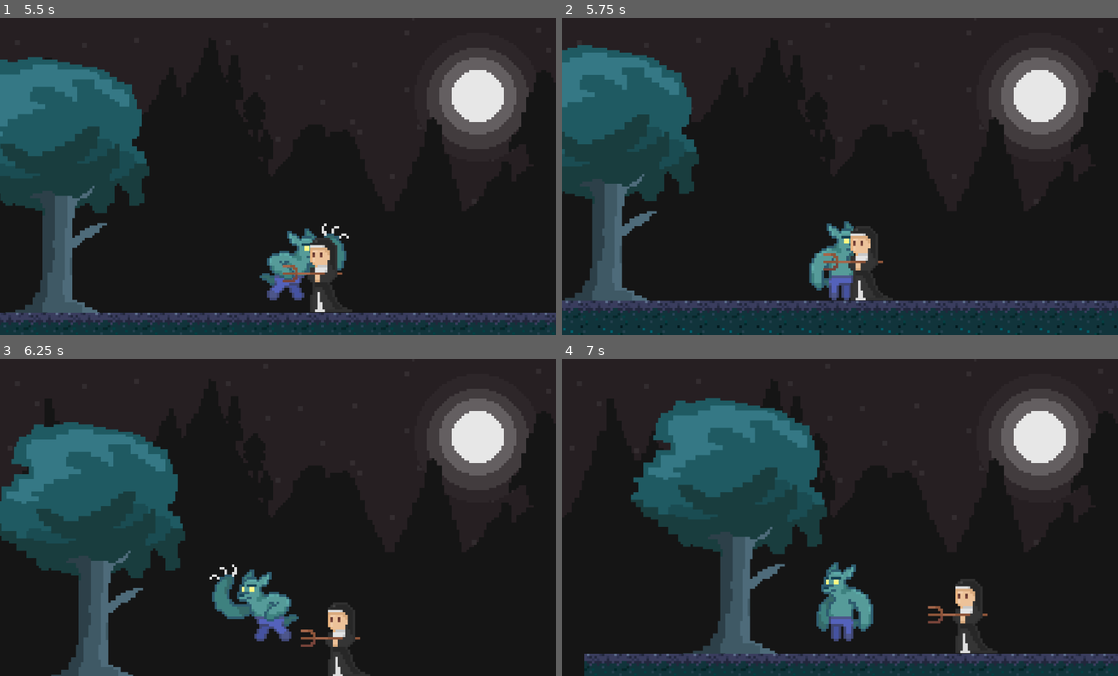
Above: before the commit, frames 1-4 (two rows, left to right).
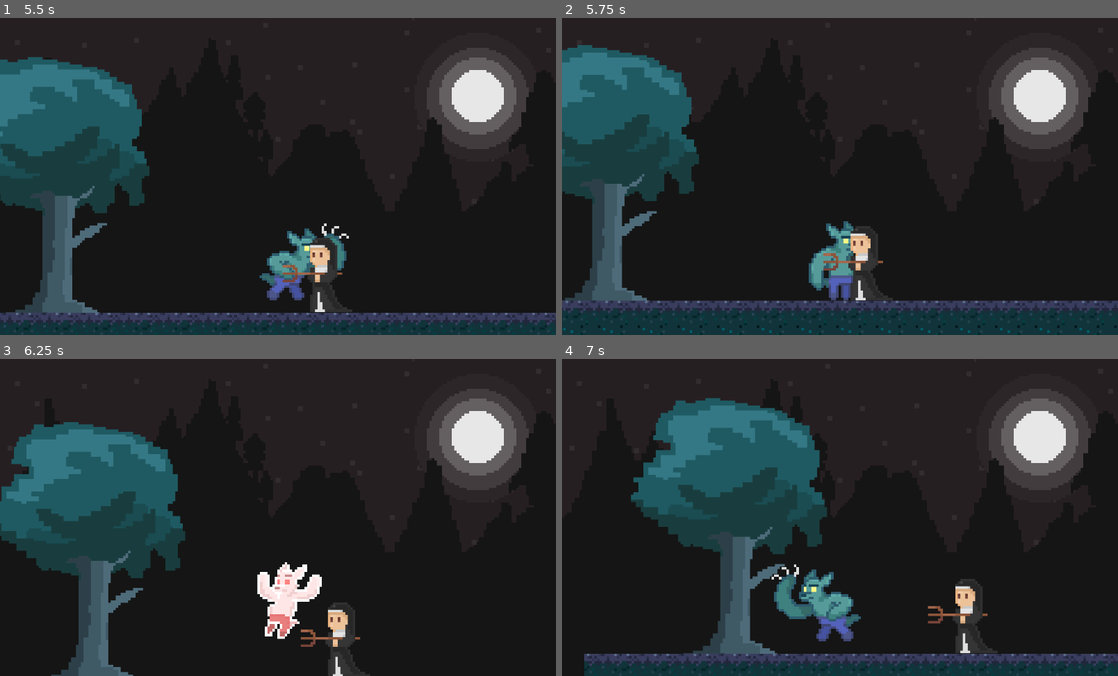
Above: after the commit, the same moments.

Repository: nadiadecar/GGJ2022
Game: Godot game, scene res://Scenes/Principal.tscn
Same seed, same stepped clock (60 frames per second), same inputs: the game is played once before the commit and once after it.
Inputs:
- Up to frame 1 (5.5 s): hold X (attack) 0.53-1.28 s; hold Right (right) 0.53-2.03 s; tap Z (jump) at 0.77, 1.52, 3.02, 3.77, 4.52 s; tap X (attack) at 1.35, 2.85, 4.35 s; hold Left (left) 2.03-2.78 s; hold X (attack) 2.03-2.78 s; hold Right (right) 2.78-4.28 s; hold X (attack) 3.53-4.28 s; hold Left (left) 4.28-5.03 s; hold Right (right) from 5.03 s (still down); hold X (attack) from 5.03 s (still down)
- Up to frame 2 (5.75 s): keep holding Right (right); keep holding X (attack)
- Up to frame 3 (6.25 s): release Right (right) at 5.78 s; release X (attack) at 5.78 s; hold Left (left) from 5.78 s (still down); tap X (attack) at 5.85 s; tap Z (jump) at 6.02 s
- Up to frame 4 (7 s): keep holding Left (left); hold X (attack) from 6.53 s (still down); tap Z (jump) at 6.77 s

Frame 1 is identical in both runs. In frame 2, 0.1% of the frame differs, in the area x 44-53%, y 64-90%; in frame 3, 2.7%, in the area x 37-58%, y 64-90%; in frame 4, 2.4%.

Commit message:
Se agrega la animación de daño del personaje

Diff:
--- a/Scenes/Personajes/Prota.tscn
+++ b/Scenes/Personajes/Prota.tscn
@@ -884,6 +884,12 @@
 [sub_resource type="AnimationNodeAnimation" id=68]
 animation = "Attack-Right"
 
+[sub_resource type="AnimationNodeAnimation" id=77]
+animation = "Damage-Left"
+
+[sub_resource type="AnimationNodeAnimation" id=78]
+animation = "Damage-Right"
+
 [sub_resource type="AnimationNodeAnimation" id=42]
 animation = "Idle-Left"
 
@@ -949,12 +955,36 @@
 [sub_resource type="AnimationNodeStateMachineTransition" id=75]
 
 [sub_resource type="AnimationNodeStateMachineTransition" id=76]
+
+[sub_resource type="AnimationNodeStateMachineTransition" id=79]
+
+[sub_resource type="AnimationNodeStateMachineTransition" id=80]
+
+[sub_resource type="AnimationNodeStateMachineTransition" id=81]
+
+[sub_resource type="AnimationNodeStateMachineTransition" id=82]
+
+[sub_resource type="AnimationNodeStateMachineTransition" id=83]
+
+[sub_resource type="AnimationNodeStateMachineTransition" id=84]
+
+[sub_resource type="AnimationNodeStateMachineTransition" id=85]
+
+[sub_resource type="AnimationNodeStateMachineTransition" id=86]
+
+[sub_resource type="AnimationNodeStateMachineTransition" id=87]
+
+[sub_resource type="AnimationNodeStateMachineTransition" id=88]
 
 [sub_resource type="AnimationNodeStateMachine" id=40]
 states/Attack-Left/node = SubResource( 67 )
 states/Attack-Left/position = Vector2( 707, 228.08 )
 states/Attack-Right/node = SubResource( 68 )
 states/Attack-Right/position = Vector2( 324.6, 452.401 )
+states/Damage-Left/node = SubResource( 77 )
+states/Damage-Left/position = Vector2( 343.319, 225.438 )
+states/Damage-Right/node = SubResource( 78 )
+states/Damage-Right/position = Vector2( 491.319, 251.438 )
 states/Idle-Left/node = SubResource( 42 )
 states/Idle-Left/position = Vector2( 265.4, 16.6 )
 states/Idle-Right/node = SubResource( 39 )
@@ -967,9 +997,9 @@
 states/Walking-Left/position = Vector2( 571.96, 16.28 )
 states/Walking-Right/node = SubResource( 47 )
 states/Walking-Right/position = Vector2( 24.6, 227.8 )
-transitions = [ "Idle-Right", "Idle-Left", SubResource( 43 ) …(1106 unchanged characters)… ight", "Attack-Right", SubResource( 76 ) ]
+transitions = [ "Idle-Right", "Idle-Left", SubResource( 43 ) …(1106 unchanged characters)… ight", "Attack-Right", SubResource( 76 ), "Idle-Left", "Damage-Right", SubResource( 79 ), "Damage-Right", "Idle-Left", SubResource( 80 ), "Walking-Left", "Damage-Right", SubResource( 81 ), "Attack-Left", "Damage-Right", SubResource( 82 ), "Jumping-Left", "Damage-Right", SubResource( 83 ), "Attack-Right", "Damage-Left", SubResource( 84 ), "Jumping-Right", "Damage-Left", SubResource( 85 ), "Walking-Right", "Damage-Left", SubResource( 86 ), "Damage-Left", "Idle-Right", SubResource( 87 ), "Idle-Right", "Damage-Left", SubResource( 88 ) ]
 start_node = "Idle-Right"
-graph_offset = Vector2( -107.681, 45.6006 )
+graph_offset = Vector2( -107.681, -19.5617 )
 
 [sub_resource type="AnimationNodeStateMachinePlayback" id=41]
 
@@ -1036,6 +1066,8 @@
 [node name="Camera2D" type="Camera2D" parent="."]
 position = Vector2( 0, -253 )
 current = true
+
+[node name="attackedTimer" type="Timer" parent="."]
 
 [node name="Timer" type="Timer" parent="."]
 
@@ -1057,4 +1089,5 @@
 anim_player = NodePath("../AnimationPlayer")
 parameters/playback = SubResource( 41 )
 
+[connection signal="timeout" from="attackedTimer" to="." method="_on_attackedTimer_timeout"]
 [connection signal="timeout" from="Timer" to="." method="_on_Timer_timeout"]
--- a/Scripts/Prota.gd
+++ b/Scripts/Prota.gd
@@ -17,9 +17,11 @@
 var waiting = false
 var jumped = false
 var attacked = false
+var got_attacked = false
 signal game_over
 
 onready var timer = $Timer
+onready var attacked_timer = $attackedTimer
 onready var playback = $AnimationTree.get("parameters/playback")
 
 func _ready() -> void:
@@ -75,6 +77,9 @@
 func recive_damage(damage):
 	$"Sfx/sonido_recibir_danio".play()
 	HP -= damage
+	got_attacked = true
+	attacked_timer.set_wait_time(1)
+	attacked_timer.start()
 	print(HP)
 	if HP <= 0:
 		emit_signal("game_over")
@@ -125,6 +130,11 @@
 		else:
 			playback.travel("Attack-Left")
 
+	if got_attacked:
+		if to_right:
+			playback.travel("Damage-Right")
+		else:
+			playback.travel("Damage-Left")
 
 	walking = false
 
@@ -142,3 +152,8 @@
 	can_attack = true
 	waiting = false
 	attacked = false
+
+
+func _on_attackedTimer_timeout():
+	attacked_timer.stop()
+	got_attacked = false
Not shown: 1 places in Scenes/Personajes/Prota.tscn that only renumber resources
